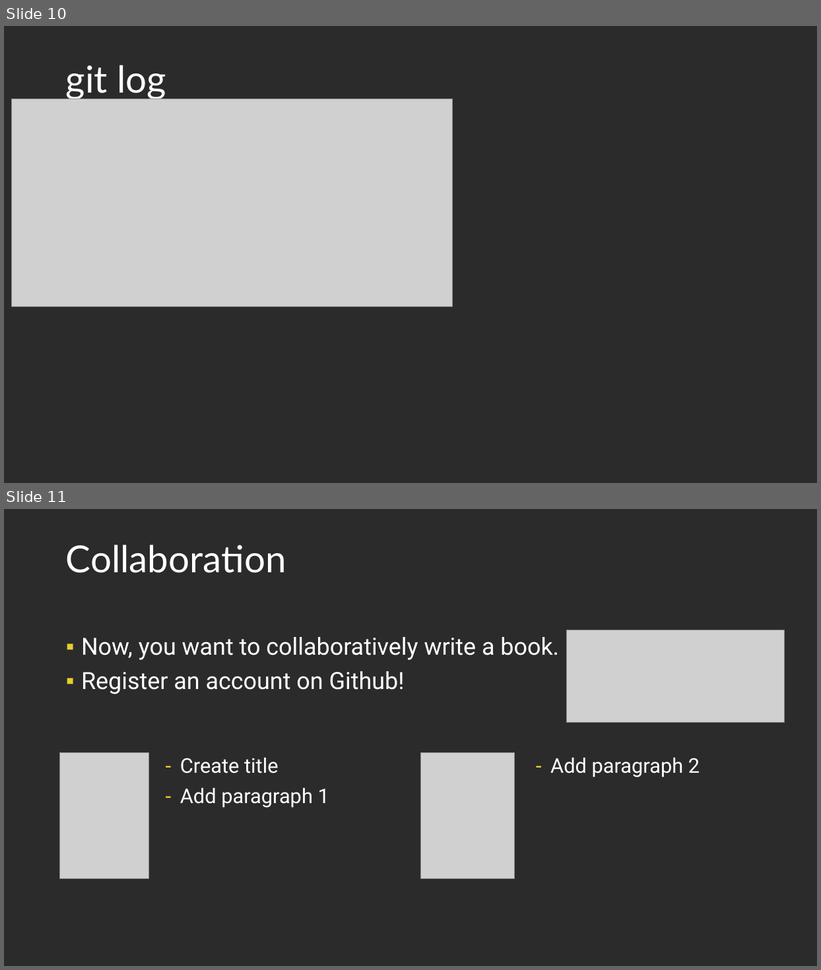
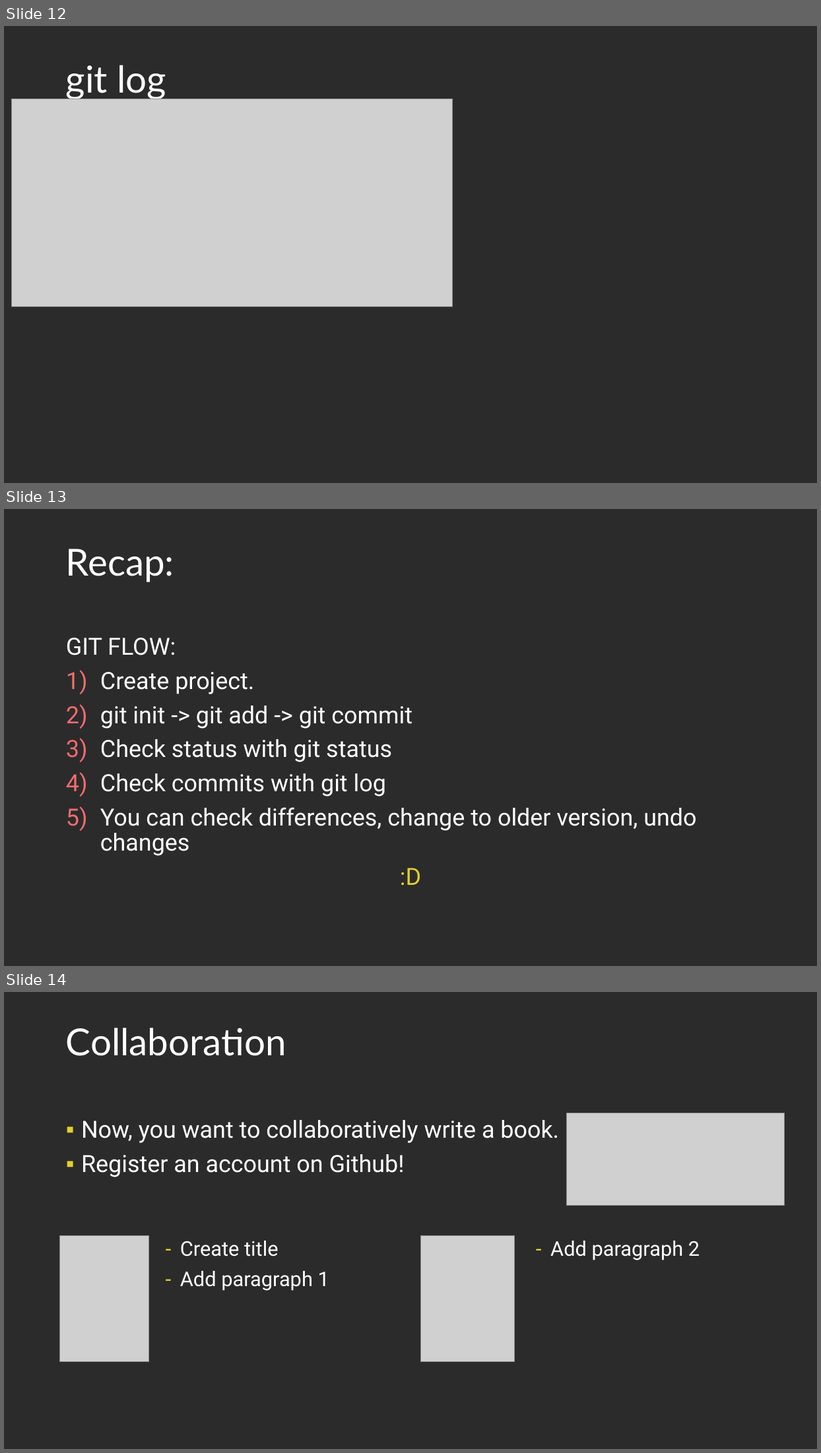
Before and after one commit to Light2Dark/git_tutorial, a slide deck: Git and Github.pptx. Shown one above the other, each under a label of ours: slides 10 and 11 before the commit, slides 12, 13 and 14 after it. The pictures are 821x970 and 821x1453 pixels, drawn with LibreOffice and Linux fonts; fonts in the diff are those of the drawing; grey boxes stand for pictures; background and template pictures are left out; a plain dark background stands for a picture behind light text. Boxes give left, top, right and bottom in pixels: in the first picture for what was removed or moved away, otherwise in the second. Text is boxed around its words. In the diff, an @@ line names an element or a change of style, - is before the commit and + after.

```diff
--- a/Git and Github.pptx
+++ b/Git and Github.pptx
@@ slide 13 added at [4,509,817,966], background picture (left out) @@
@@ title added at [66,549,174,582], 44 pt, text #FFFFFF @@
+Recap:
@@ text added at [66,638,696,885], 28 pt, text #FFFFFF @@
+GIT FLOW:
+1) Create project.
+2) git init -> git add -> git commit
+3) Check status with git status
+4) Check commits with git log
+5) You can check differences, change to older version, undo changes
+:D
@@ what was slide 10 is now slide 12 @@
@@ what was slide 11 is now slide 14 @@
```
Also in this commit, not shown: 9 slides changed, 3 other slides added.
